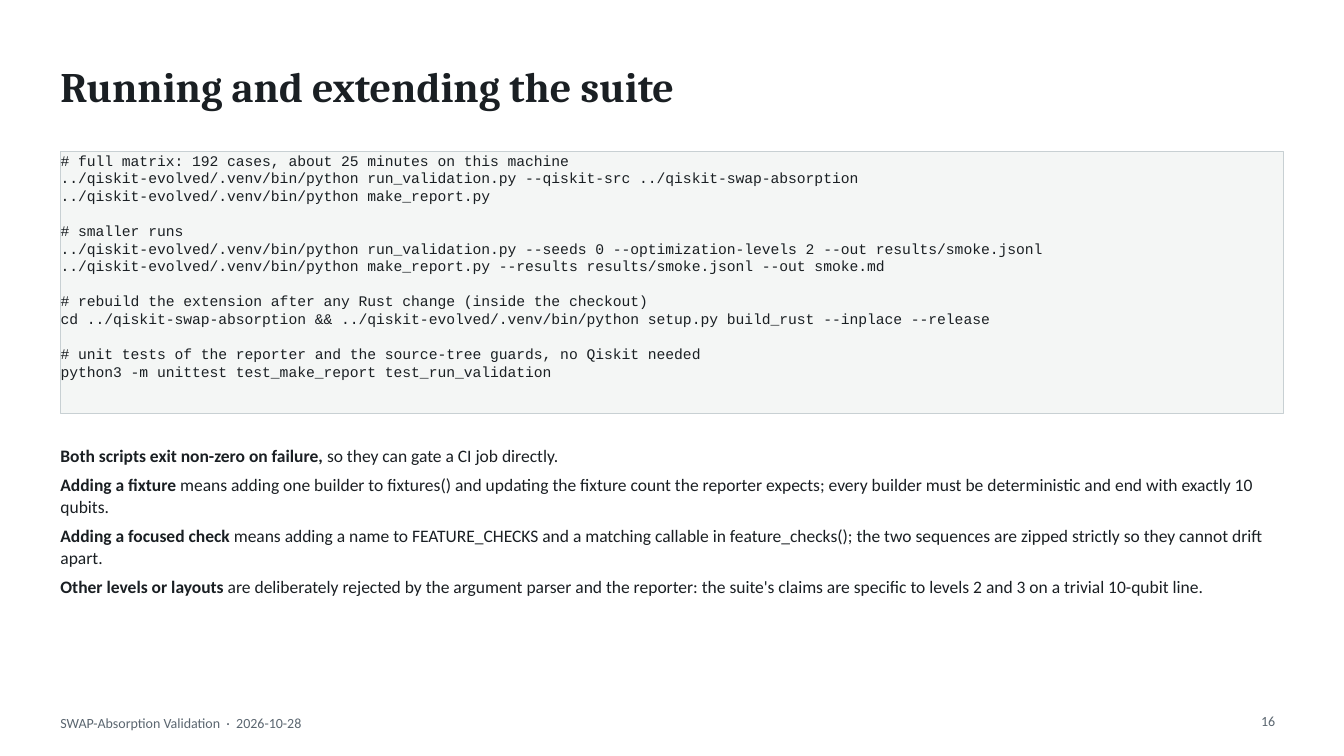
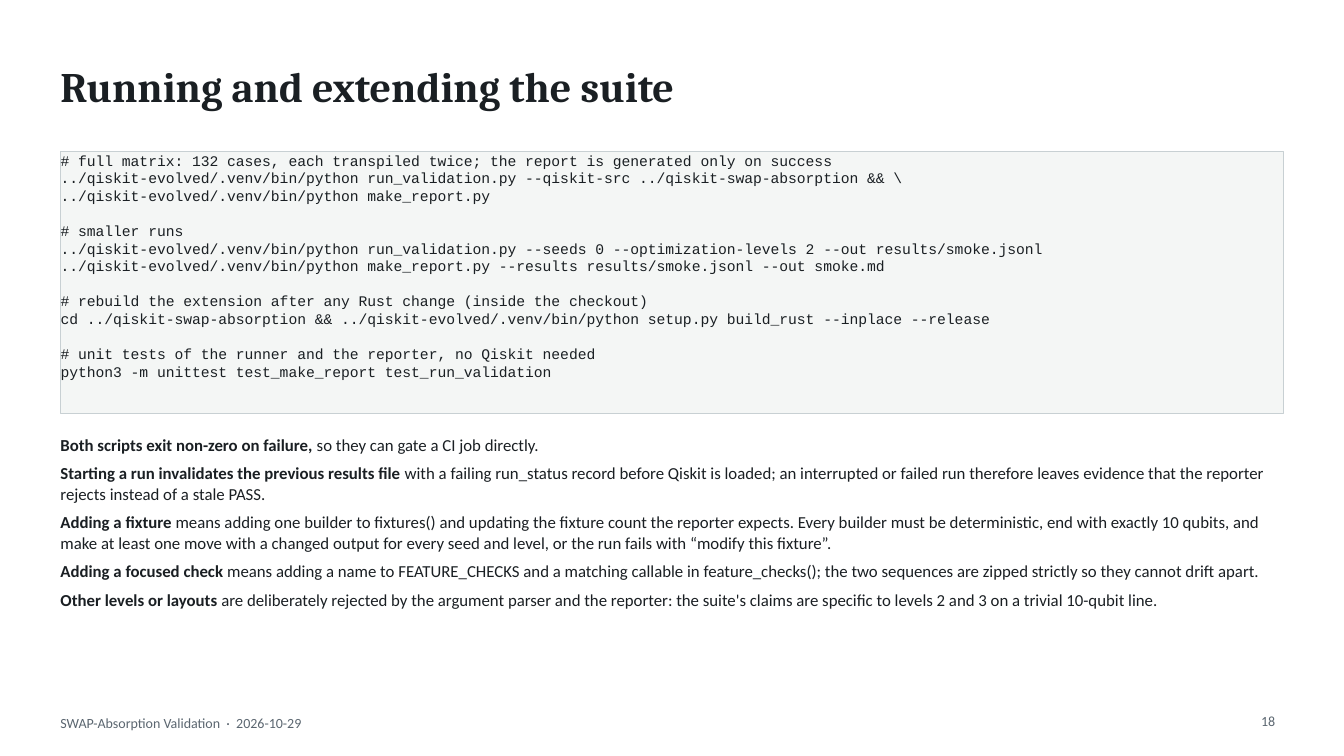
Before and after one commit to AI-native-Systems-Research/qiskit-swap-asbsorption-validation, a slide deck: slide 18 of swap_absorption_validation.pptx (slide 16 before the commit). Drawn at 1344x756 pixels with LibreOffice and Linux fonts; fonts in the diff are those of the drawing. Boxes give left, top, right and bottom in pixels: in the first picture for what was removed or moved away, otherwise in the second. Text is boxed around its words. In the diff, an @@ line names an element or a change of style, - is before the commit and + after.

Commit message:
Fixes in the report

```diff
--- a/swap_absorption_validation.pptx
+++ b/swap_absorption_validation.pptx
@@ text in rectangle at bbox=[61, 155, 858, 186]: text changed @@
-# full matrix: 192 cases, about 25 minutes on this machine
-../qiskit-evolved/.venv/bin/python run_validation.py --qiskit-src ../qiskit-swap-absorption
+# full matrix: 132 cases, each transpiled twice; the report is generated only on success
+../qiskit-evolved/.venv/bin/python run_validation.py --qiskit-src ../qiskit-swap-absorption && \
@@ text in rectangle at bbox=[78, 349, 596, 362]: text changed @@
-# unit tests of the reporter and the source-tree guards, no Qiskit needed
+# unit tests of the runner and the reporter, no Qiskit needed
@@ text at bbox=[60, 439, 1259, 609]: size 12.5 to 12 pt in "Both scripts exit non-zero on failure, so ...", "Adding a focused check means adding a ...", "Other levels or layouts are deliberately rejected ..." @@
@@ text "Both scripts exit non-zero on ...": place and size @@
-text "Both scripts exit non-zero on ..." at bbox=[60, 449, 1262, 596]
+text "Both scripts exit non-zero on ..." at bbox=[60, 439, 1263, 609]
@@ text at bbox=[60, 467, 1263, 552]: text changed; size 12.5 to 12 pt @@
-• Adding a fixture means adding one builder to fixtures() and updating the fixture count the reporter expects; every builder must be deterministic and end with exactly 10 qubits.
+• Starting a run invalidates the previous results file with a failing run_status record before Qiskit is loaded; an interrupted or failed run therefore leaves evidence that the reporter rejects instead of a stale PASS.
+• Adding a fixture means adding one builder to fixtures() and updating the fixture count the reporter expects. Every builder must be deterministic, end with exactly 10 qubits, and make at least one move with a changed output for every seed and level, or the run fails with “modify this fixture”.
@@ text at bbox=[60, 718, 301, 730]: text changed @@
-SWAP-Absorption Validation · 2026-10-28
+SWAP-Absorption Validation · 2026-10-29
@@ page number at bbox=[1261, 716, 1275, 726]: text changed @@
-16
+18
```
Also in this commit, not shown: 16 other slides changed, 3 slides added, 1 slide removed, 5 other files.
